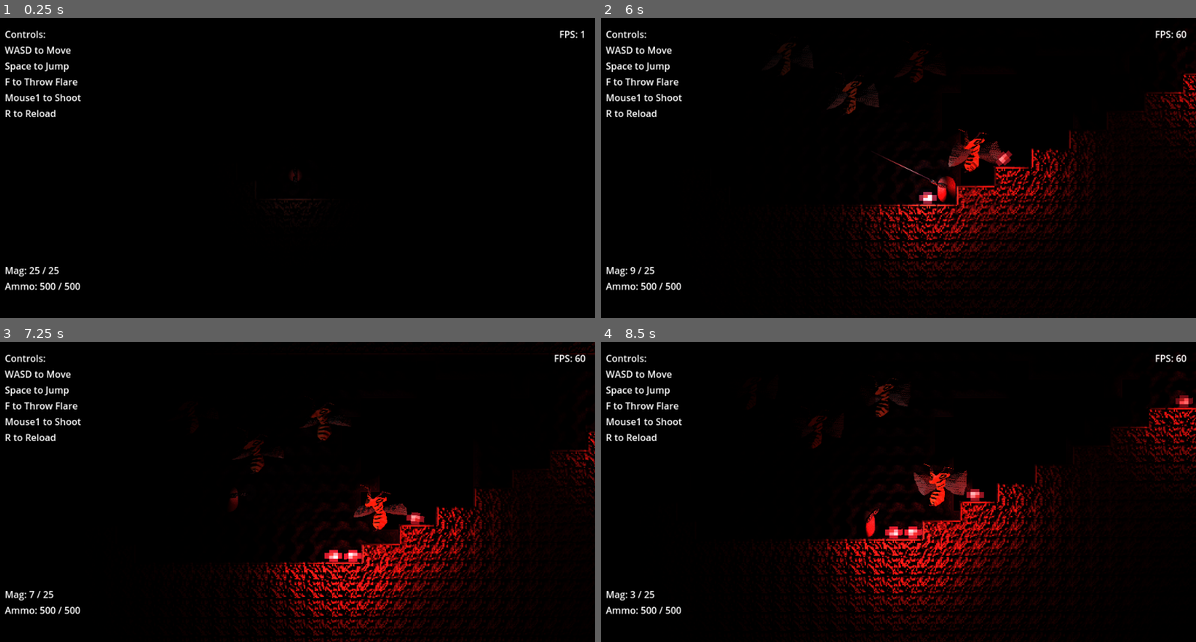
Above: before the commit, frames 1-4 (two rows, left to right).
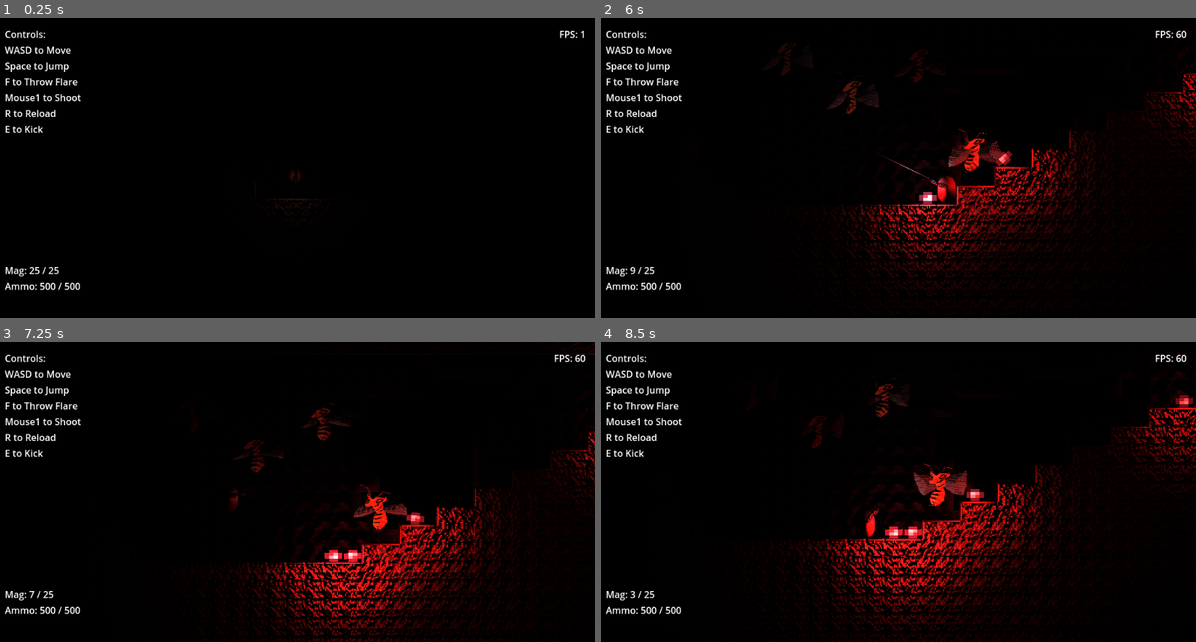
Above: after the commit, the same moments.

Repository: klsmith/2dplatformhordegame
Game: Godot game, scene res://test_level/test_level.tscn
The game is run twice, just before and just after one commit, with the same random seed, the same clock (stepped at 60 frames per second) and the same inputs. Sound files missing from this copy of the repository are replaced by a short silence.
Inputs (mouse positions are in pixels of both pictures, inside the frame that each line leads up to):
- Up to frame 1 (0.25 s): no input
- Up to frame 2 (6 s): tap Enter at 0.5 s; move the mouse to (1029, 153) at 0.52 s; hold Right (player_right) 0.53-1.25 s; hold F (player_flashlight) 0.53-1.25 s; click (1029, 153) at 0.67 s; tap Space (player_jump) at 0.77, 3.77 s; tap E (player_interact, bound only after the commit) at 0.8, 2.3, 5.3 s; drag from (773, 183) to (868, 228) at 1.27 s; move the mouse to (958, 102) at 2.02 s; hold A (player_left) 2.03-2.75 s; hold F (player_flashlight) 2.03-2.75 s; drag from (868, 228) to (714, 123) at 2.77 s; move the mouse to (1077, 213) at 3.52 s; hold Right (player_right) 3.53-4.25 s; hold E (player_interact, bound only after the commit) 3.53-4.25 s; drag from (714, 123) to (844, 153) at 4.27 s; move the mouse to (928, 168) at 5.02 s; hold Right (player_right) 5.03-5.75 s; hold F (player_flashlight) 5.03-5.75 s; click (928, 168) at 5.17 s; drag from (809, 93) to (773, 183) at 5.77 s
- Up to frame 3 (7.25 s): move the mouse to (428, 477) at 6.52 s; hold A (player_left) from 6.53 s (still down); hold F (player_flashlight) from 6.53 s (still down); tap Space (player_jump) at 6.77 s; tap E (player_interact, bound only after the commit) at 6.8 s
- Up to frame 4 (8.5 s): release A (player_left) at 7.25 s; release F (player_flashlight) at 7.25 s; drag from (773, 507) to (868, 552) at 7.27 s; move the mouse to (958, 426) at 8.02 s; hold Right (player_right) from 8.03 s (still down); hold E (player_interact, bound only after the commit) from 8.03 s (still down)

The runs differ from the first frame. In frame 1, less than 0.1% of the frame differs, in the area x 0-8%, y 35-39%; in frame 2, 0.1%, in the area x 0-60%, y 29-67%; in frame 3, less than 0.1%; in frame 4, less than 0.1%.

Commit message:
set up boulder on new physics layer

Diff:
--- a/boulder/boulder.gd
+++ /dev/null
@@ -1,7 +0,0 @@
-extends RigidBody2D
-
-
-func _ready() -> void:
-	continuous_cd = RigidBody2D.CCD_MODE_CAST_RAY
-	contact_monitor = true;
-	max_contacts_reported = 5;
--- a/boulder/boulder.tscn
+++ b/boulder/boulder.tscn
@@ -1,7 +1,6 @@
-[gd_scene load_steps=7 format=3 uid="uid://cevoj6wrxy1qo"]
+[gd_scene load_steps=6 format=3 uid="uid://cevoj6wrxy1qo"]
 
 [ext_resource type="Texture2D" uid="uid://d0op0wc30nuq6" path="res://boulder/boulder.png" id="1_b8opo"]
-[ext_resource type="Script" path="res://boulder/boulder.gd" id="1_i6kl2"]
 [ext_resource type="Texture2D" uid="uid://ckbdgqwpujvsp" path="res://boulder/boulder_n.png" id="3_eln1y"]
 
 [sub_resource type="OccluderPolygon2D" id="OccluderPolygon2D_yldcp"]
@@ -17,9 +16,12 @@
 
 [node name="Boulder" type="RigidBody2D"]
 physics_interpolation_mode = 1
-collision_mask = 31
+collision_layer = 32
+collision_mask = 47
 mass = 5.0
-script = ExtResource("1_i6kl2")
+continuous_cd = 1
+contact_monitor = true
+max_contacts_reported = 5
 
 [node name="LightOccluder2D" type="LightOccluder2D" parent="."]
 occluder = SubResource("OccluderPolygon2D_yldcp")
--- a/hud/hud.tscn
+++ b/hud/hud.tscn
@@ -43,6 +43,10 @@
 layout_mode = 2
 text = "R to Reload"
 
+[node name="KickLabel" type="Label" parent="ControlsMarginContainer/ControlsGridContainer"]
+layout_mode = 2
+text = "E to Kick"
+
 [node name="StatsMarginContainer" type="MarginContainer" parent="."]
 anchors_preset = 2
 anchor_top = 1.0
--- a/player/bullet.tscn
+++ b/player/bullet.tscn
@@ -41,8 +41,9 @@
 
 [node name="Bullet" type="RigidBody2D"]
 collision_layer = 8
-collision_mask = 5
-mass = 0.1
+collision_mask = 37
+mass = 0.001
+gravity_scale = 0.0
 continuous_cd = 1
 contact_monitor = true
 max_contacts_reported = 3
@@ -95,7 +96,7 @@
 [node name="Area2D" type="Area2D" parent="."]
 visible = false
 collision_layer = 0
-collision_mask = 5
+collision_mask = 37
 
 [node name="CollisionShape2D" type="CollisionShape2D" parent="Area2D"]
 shape = SubResource("CircleShape2D_xukwk")
--- a/player/player.gd
+++ b/player/player.gd
@@ -18,6 +18,7 @@
 var mag_curr := mag_size
 var ammo_size := 500
 var ammo_curr := ammo_size
+var interact_held := false
 
 @onready var camera_target := %CameraTarget as RemoteTransform2D
 @onready var gun_pivot := %GunPivot as Node2D
@@ -30,6 +31,7 @@
 @onready var flashlight_ambient := %FlashLightAmbient as Light2D
 @onready var flashlight_direct := %FlashLightDirect as Light2D
 @onready var gun_tip := %GunTip as Node2D
+@onready var interact_area := %InteractArea as Area2D
 
 signal current_mag_changed(new_mag_curr: int)
 signal current_ammo_changed(new_ammo_curr: int)
@@ -50,6 +52,10 @@
 			DisplayServer.window_set_mode(DisplayServer.WINDOW_MODE_FULLSCREEN)
 		else:
 			DisplayServer.window_set_mode(DisplayServer.WINDOW_MODE_WINDOWED)
+	if event.is_action_pressed("player_interact"):
+		interact_held = true
+	if event.is_action_released("player_interact"):
+		interact_held = false
 	if event.is_action_pressed("player_flashlight"):
 		throw_flare()
 	if event.is_action_pressed("player_shoot"):
@@ -59,11 +65,25 @@
 	if event.is_action_pressed("player_reload"):
 		reload()
 
+func handle_interaction() -> void:
+	var bodies := interact_area.get_overlapping_bodies()
+	var min_dis := INF
+	var min_body : RigidBody2D = null
+	for body in bodies:
+		if body is RigidBody2D:
+			var dis = global_position.distance_to(body.global_position)
+			if dis < min_dis:
+				min_dis = dis
+				min_body = body
+	if min_body != null:
+		var dir := global_position.direction_to(min_body.global_position)
+		min_body.apply_central_force(dir * 1000)
+
+
 func throw_flare() -> void:
 	var vel := shoot_dir * 1000
 	var flare := Flare.create(position, vel)
 	get_tree().root.add_child(flare)
-	pass
 
 var flashlight_mode = 3
 
@@ -145,6 +165,8 @@
 	reloading = false
 
 func _physics_process(delta: float) -> void:
+	if interact_held:
+		handle_interaction()
 	# Add the gravity.
 	if not is_on_floor():
 		velocity.y += gravity * delta
--- a/player/player.tscn
+++ b/player/player.tscn
@@ -133,10 +133,13 @@
 radius = 8.0
 height = 24.0
 
+[sub_resource type="CircleShape2D" id="CircleShape2D_anvvc"]
+radius = 29.0172
+
 [node name="Player" type="CharacterBody2D"]
 physics_interpolation_mode = 1
 collision_layer = 2
-collision_mask = 5
+collision_mask = 33
 script = ExtResource("1_p1ylq")
 
 [node name="AudioListener2D" type="AudioListener2D" parent="."]
@@ -395,6 +398,13 @@
 texture_progress = ExtResource("7_rw3ax")
 tint_progress = Color(1, 1, 1, 0.462745)
 
+[node name="InteractArea" type="Area2D" parent="."]
+unique_name_in_owner = true
+collision_mask = 32
+
+[node name="CollisionShape2D" type="CollisionShape2D" parent="InteractArea"]
+shape = SubResource("CircleShape2D_anvvc")
+
 [connection signal="finished" from="GunPivot/ReloadSound" to="." method="_on_reload_sound_finished"]
 [connection signal="area_shape_entered" from="GunPivot/GunTip/FlashLightDirect/Area2D" to="." method="_on_area_2d_area_shape_entered"]
 [connection signal="area_shape_exited" from="GunPivot/GunTip/FlashLightDirect/Area2D" to="." method="_on_area_2d_area_shape_exited"]
--- a/project.godot
+++ b/project.godot
@@ -87,6 +87,11 @@
 "events": [Object(InputEventKey,"resource_local_to_scene":false,"resource_name":"","device":-1,"window_id":0,"alt_press …(192 unchanged characters)…
 ]
 }
+player_interact={
+"deadzone": 0.5,
+"events": [Object(InputEventKey,"resource_local_to_scene":false,"resource_name":"","device":-1,"window_id":0,"alt_pressed":false,"shift_pressed":false,"ctrl_pressed":false,"meta_pressed":false,"pressed":false,"keycode":0,"physical_keycode":69,"key_label":0,"unicode":101,"location":0,"echo":false,"script":null)
+]
+}
 
 [layer_names]
 
@@ -95,6 +100,7 @@
 2d_physics/layer_3="Enemies"
 2d_physics/layer_4="Projectiles"
 2d_physics/layer_5="Foreground"
+2d_physics/layer_6="Moveable Environment"
 
 [rendering]
 
Not shown: 1 places in player/player.tscn that only renumber resources
